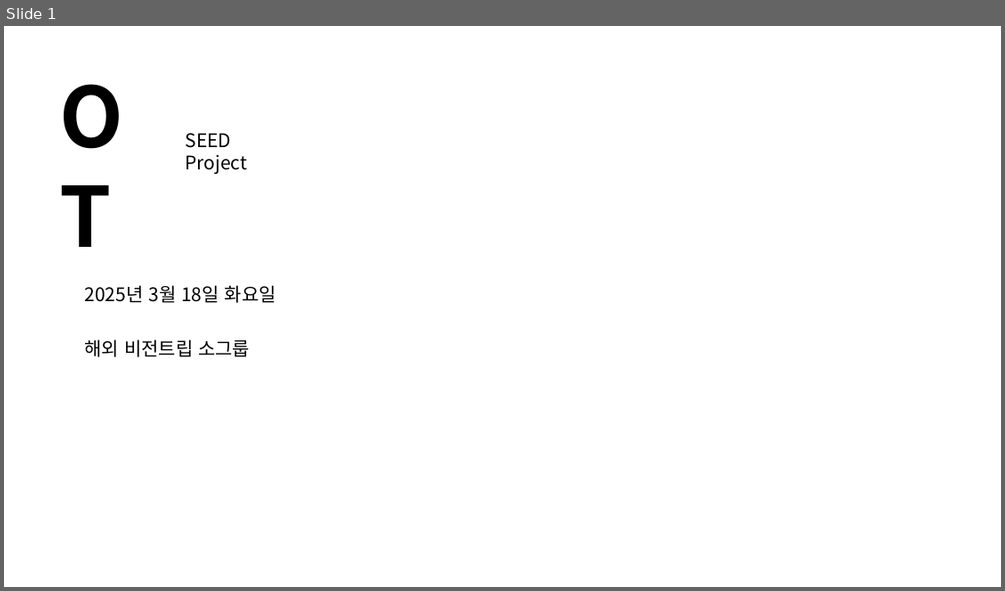
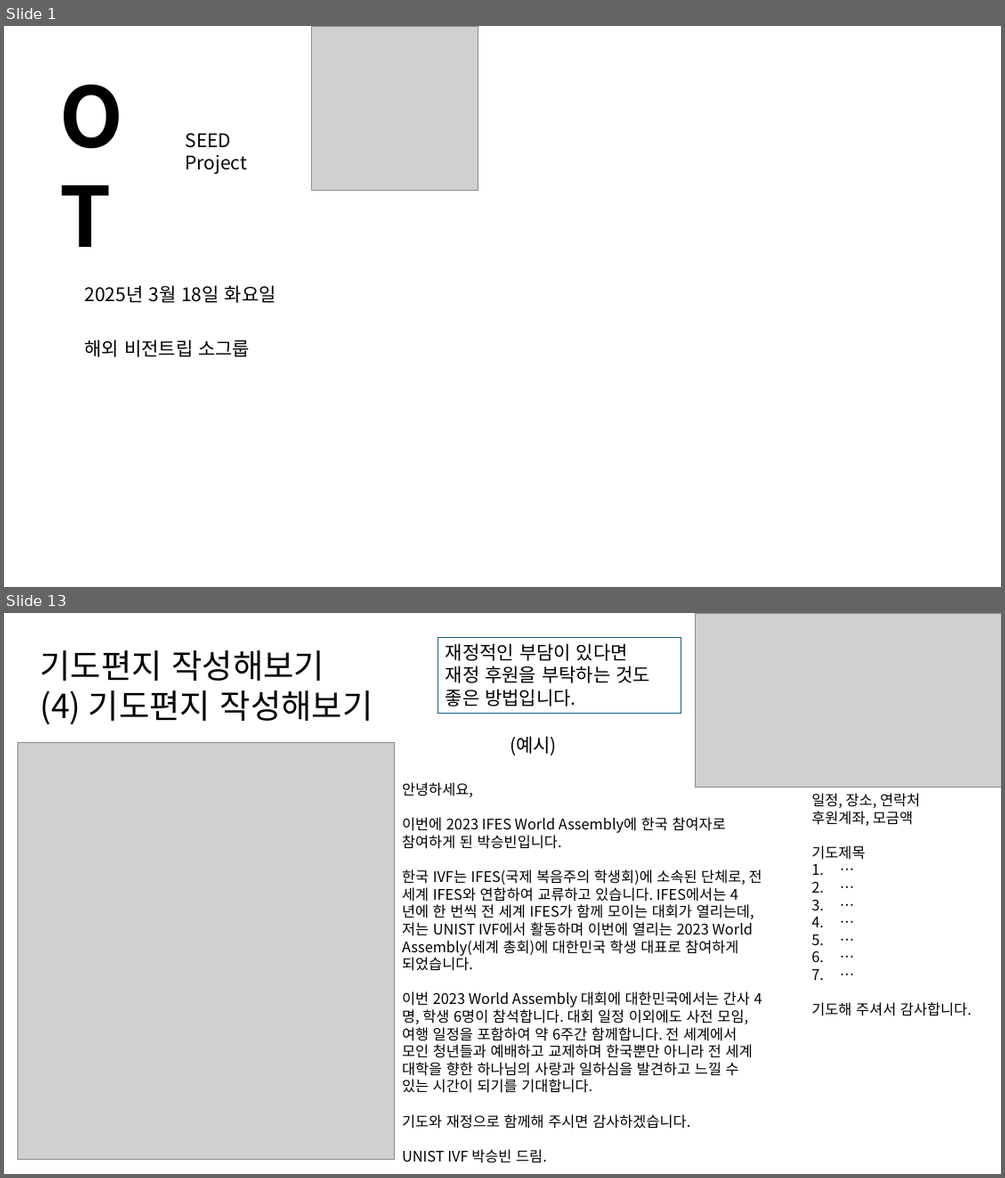
Before and after one commit to 51SB-ANTIMONY/2025-1_UNISTIVF-SEED, a slide deck: PPT/week3_OT, 기도편지 및 회의_20250318.pptx. Shown one above the other, each under a label of ours: slide 1 before the commit, slides 1 and 13 after it; the slides between them are not shown. The pictures are 1005x591 and 1005x1178 pixels, drawn with LibreOffice and Linux fonts; fonts in the diff are those of the drawing; grey boxes stand for pictures. Boxes give left, top, right and bottom in pixels: in the first picture for what was removed or moved away, otherwise in the second. Text is boxed around its words. In the diff, an @@ line names an element or a change of style, - is before the commit and + after.

```diff
--- a/PPT/week3_OT, 기도편지 및 회의_20250318.pptx
+++ b/PPT/week3_OT, 기도편지 및 회의_20250318.pptx
@@ slide 13 added at (4,613,1001,1174), background #FFFFFF @@
@@ rectangle added at (437,638,680,714), outline #156082 0.75 pt, 18 pt, text #000000 @@
+재정적인 부담이 있다면
+재정 후원을 부탁하는 것도
+좋은 방법입니다.
@@ picture added at (695,613,1001,787) @@
@@ text added at (40,650,373,724), 32 pt, text #000000 @@
+기도편지 작성해보기
+(4) 기도편지 작성해보기
@@ picture added at (18,742,395,1159) @@
@@ text added at (510,736,557,755), 18 pt, text #000000 @@
+(예시)
@@ text added at (402,782,762,1163), 14 pt, text #000000 @@
+안녕하세요,
+이번에 2023 IFES World Assembly에 한국 참여자로 참여하게 된 박승빈입니다.
+한국 IVF는 IFES(국제 복음주의 학생회)에 소속된 단체로, 전 세계 IFES와 연합하여 교류하고 있습니다. IFES에서는 4년에 한 번씩 전 세계 IFES가 함께 모이는 대회가 열리는데, 저는 UNIST IVF에서 활동하며 이번에 열리는 2023 World Assembly(세계 총회)에 대한민국 학생 대표로 참여하게 되었습니다.
+이번 2023 World Assembly 대회에 대한민국에서는 간사 4명, 학생 6명이 참석합니다. 대회 일정 이외에도 사전 모임, 여행 일정을 포함하여 약 6주간 함께합니다. 전 세계에서 모인 청년들과 예배하고 교제하며 한국뿐만 아니라 전 세계 대학을 향한 하나님의 사랑과 일하심을 발견하고 느낄 수 있는 시간이 되기를 기대합니다.
+기도와 재정으로 함께해 주시면 감사하겠습니다.
+UNIST IVF 박승빈 드림.
@@ text added at (811,793,971,1016), 14 pt, text #000000 @@
+일정, 장소, 연락처
+후원계좌, 모금액
+기도제목
+1. …
+2. …
+3. …
+4. …
+5. …
+6. …
+7. …
+기도해 주셔서 감사합니다.
@@ slide 1 changed as well @@
@@ picture added at (311,26,478,191) @@
```
Also in this commit, not shown: 15 other slides added, 1 slide removed, 1 other file.
